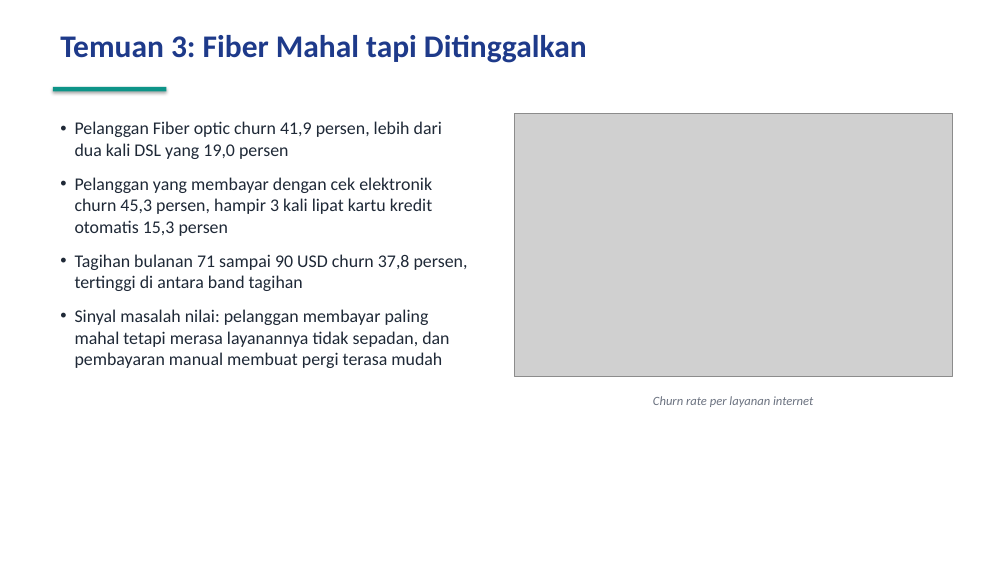
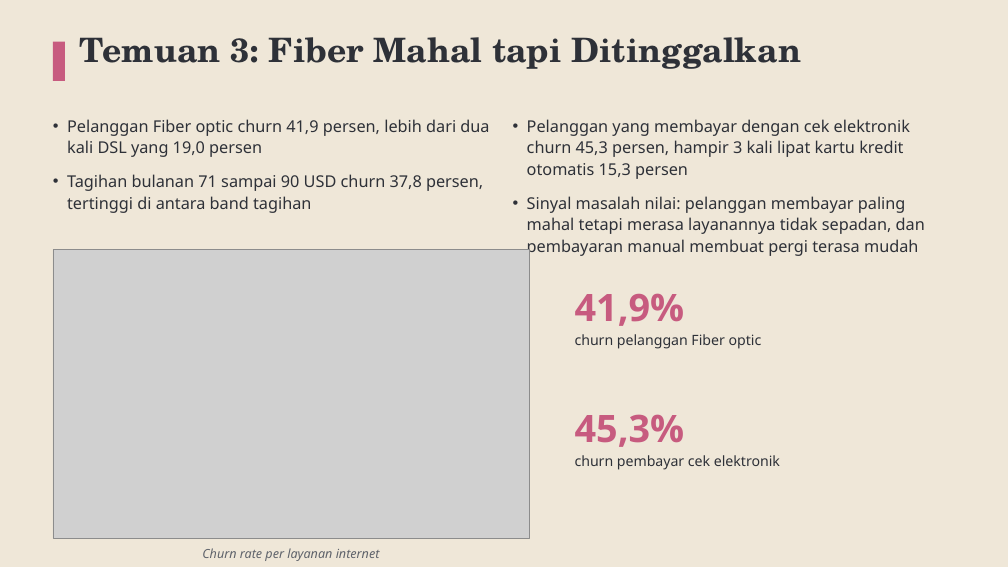
Before and after one commit to baghizash/telco-customer-churn-analysis, a slide deck: slide 6 of Portofolio-Analisis-Telco-Churn.pptx. Drawn at 1008x567 pixels with LibreOffice and Linux fonts; fonts in the diff are those of the drawing; grey boxes stand for pictures. Boxes give left, top, right and bottom in pixels: in the first picture for what was removed or moved away, otherwise in the second. Text is boxed around its words. In the diff, an @@ line names an element or a change of style, - is before the commit and + after.

```diff
--- a/Portofolio-Analisis-Telco-Churn.pptx
+++ b/Portofolio-Analisis-Telco-Churn.pptx
@@ background #FFFFFF to #EFE7D8 @@
@@ text "Temuan 3: Fiber Mahal tapi ...": place and size @@
-text "Temuan 3: Fiber Mahal tapi ..." at <box>60,35,587,63</box>
+text "Temuan 3: Fiber Mahal tapi ..." at <box>79,37,801,69</box>
@@ text "Temuan 3: Fiber Mahal tapi ..." at <box>79,37,801,69</box>: size 30 to 32 pt, font Calibri to TeX Gyre Schola, text colour #1E3A8A to #2E3138; less space between paragraphs @@
@@ rectangle added at <box>53,42,65,81</box>, fill #C75B7F @@
@@ rectangle removed at <box>53,87,166,91</box> @@
@@ text "Pelanggan Fiber optic churn 41,9 ..." at <box>67,119,489,213</box>: size 17 to 15.5 pt, font Calibri to Noto Sans, text colour #1F2937 to #2E3138; line spacing 1 to 1.12; less space between paragraphs @@
@@ picture removed at <box>514,113,953,377</box> @@
@@ text added at <box>527,119,925,257</box>, 15.5 pt, text #2E3138 @@
+• Pelanggan yang membayar dengan cek elektronik churn 45,3 persen, hampir 3 kali lipat kartu kredit otomatis 15,3 persen
+• Sinyal masalah nilai: pelanggan membayar paling mahal tetapi merasa layanannya tidak sepadan, dan pembayaran manual membuat pergi terasa mudah
@@ text at <box>75,177,432,236</box>: paragraph removed @@
-• Pelanggan yang membayar dengan cek elektronik churn 45,3 persen, hampir 3 kali lipat kartu kredit otomatis 15,3 persen
@@ picture added at <box>53,250,529,538</box> @@
@@ text added at <box>575,293,762,349</box>, 13.5 pt, text #2E3138 @@
+41,9%
+churn pelanggan Fiber optic
@@ text at <box>75,309,449,368</box>: paragraph removed @@
-• Sinyal masalah nilai: pelanggan membayar paling mahal tetapi merasa layanannya tidak sepadan, dan pembayaran manual membuat pergi terasa mudah
@@ text added at <box>575,414,780,470</box>, 13.5 pt, text #2E3138 @@
+45,3%
+churn pembayar cek elektronik
@@ text "Churn rate per layanan internet": place and size @@
-text "Churn rate per layanan internet" at <box>653,396,813,407</box>
+text "Churn rate per layanan internet" at <box>202,548,380,561</box>
@@ text "Churn rate per layanan internet" at <box>202,548,380,561</box>: font Calibri to Noto Sans, text colour #6B7280 to #5F636B; less space between paragraphs @@
```
Also in this commit, not shown: 9 other slides changed.
